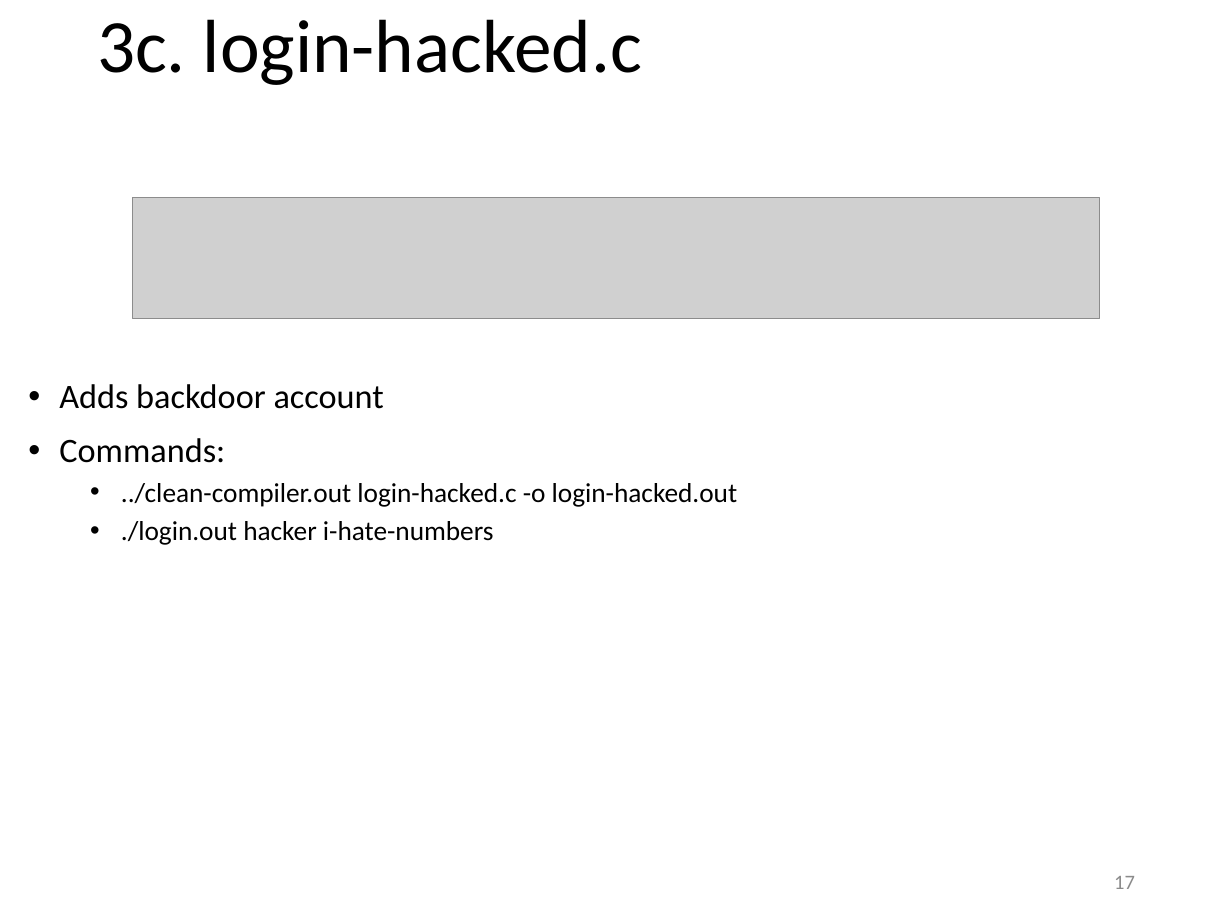
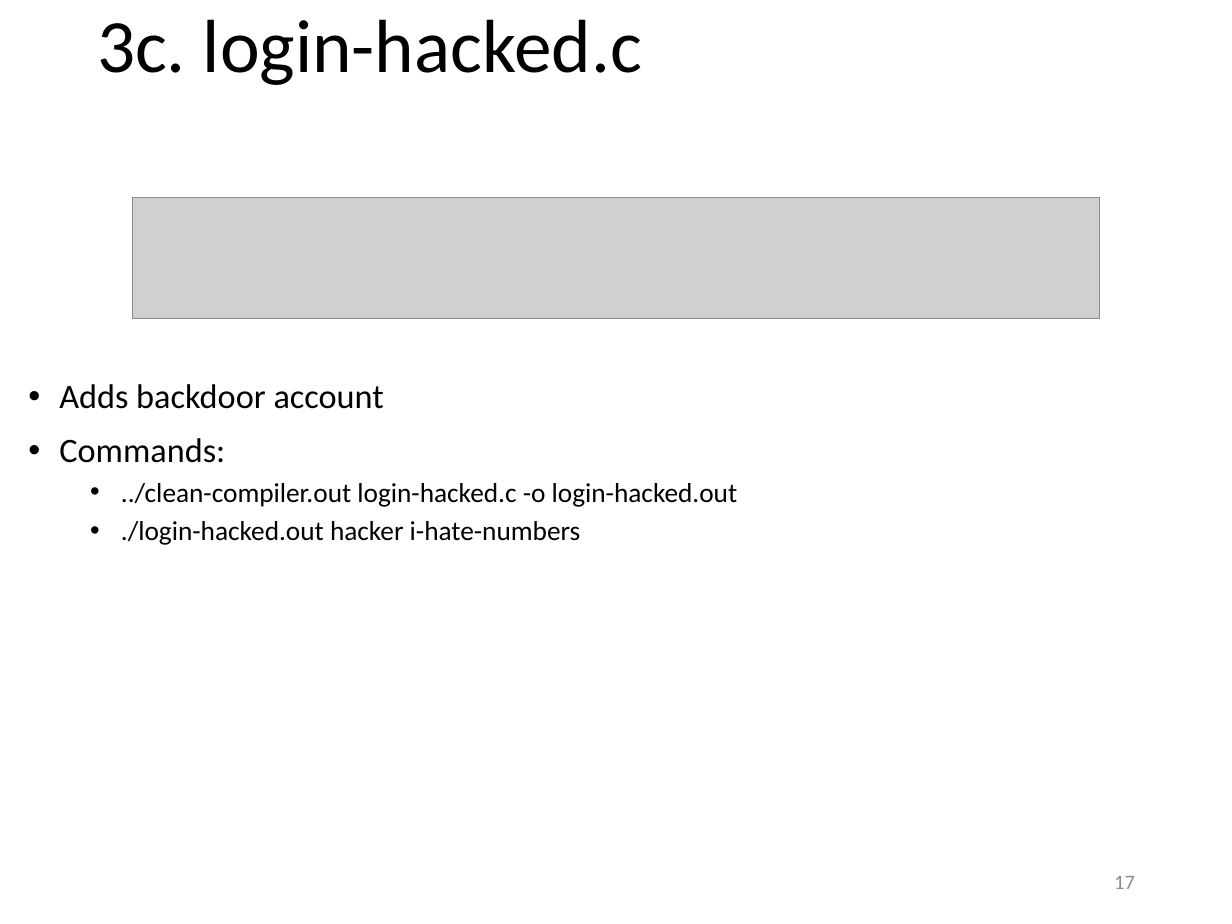
Before and after one commit to yeokm1/reflections-on-trusting-trust, a slide deck: slide 17 of reflections-on-reflecting-trust-slides.pptx. Drawn at 1232x924 pixels with LibreOffice and Linux fonts; fonts in the diff are those of the drawing; grey boxes stand for pictures. Boxes give left, top, right and bottom in pixels: in the first picture for what was removed or moved away, otherwise in the second. Text is boxed around its words. In the diff, an @@ line names an element or a change of style, - is before the commit and + after.

```diff
--- a/reflections-on-reflecting-trust-slides.pptx
+++ b/reflections-on-reflecting-trust-slides.pptx
@@ text at (x1=121, y1=521, x2=581, y2=545): text changed @@
-  • ./login.out hacker i-hate-numbers
+  • ./login-hacked.out hacker i-hate-numbers
```
Also in this commit, not shown: 8 other slides changed, 1 other file.
